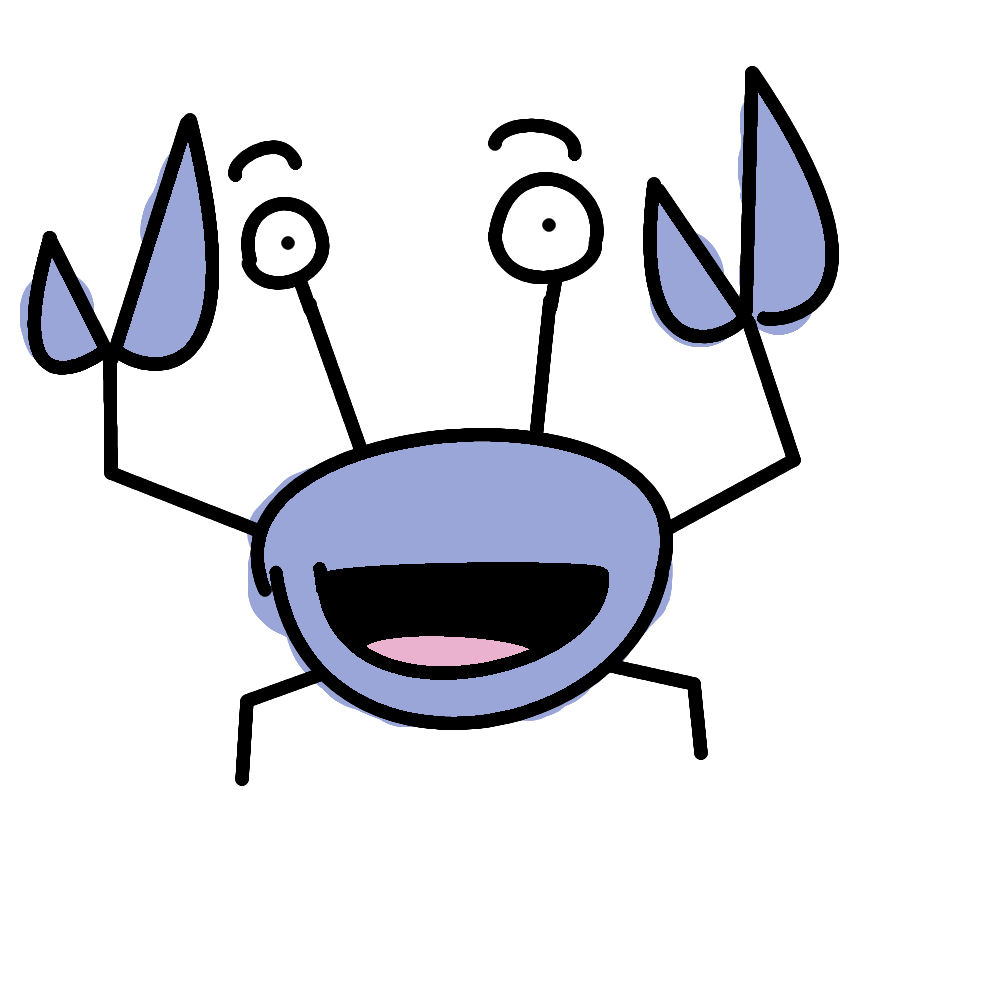
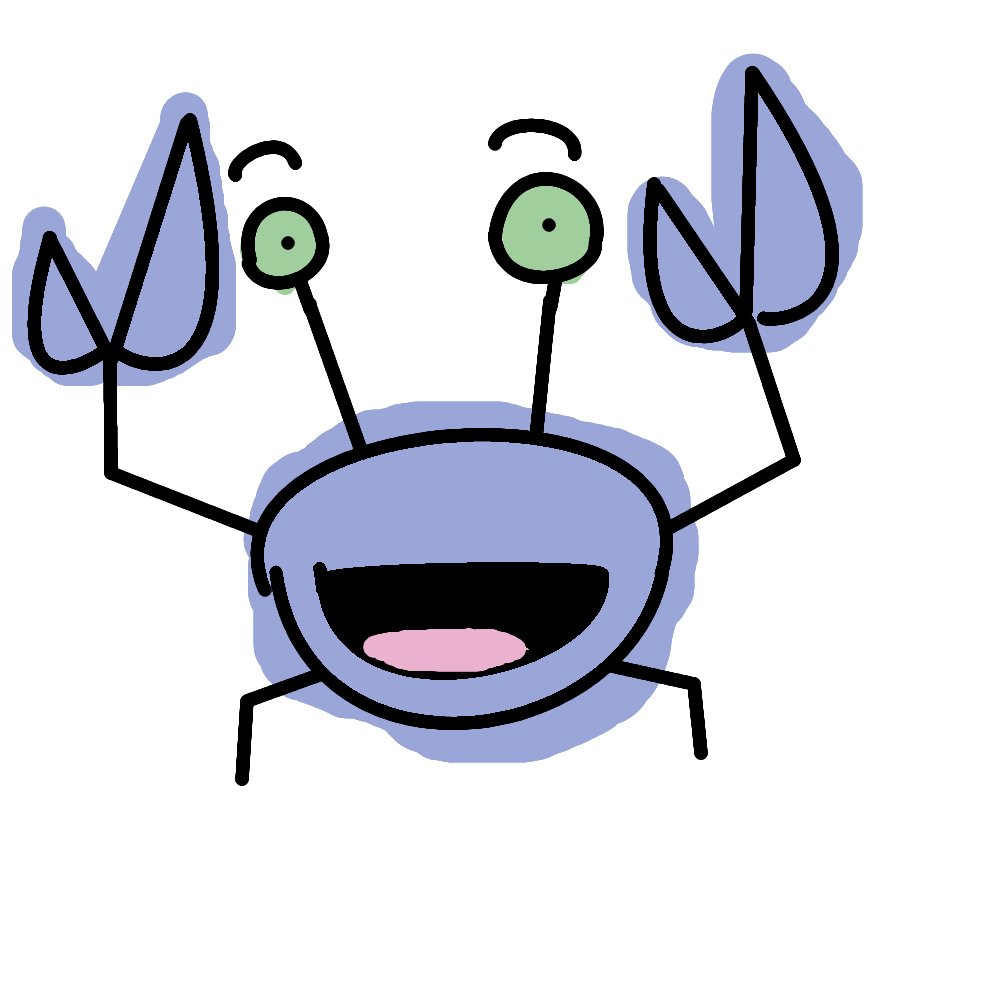
Before/after of a 1000 x 1000 layered artwork. What changed in the layer stack:
added layer "Layer #2" above "Layer" over [363, 628, 526, 672]
painted on "Layer #1" over [12, 53, 863, 763]
